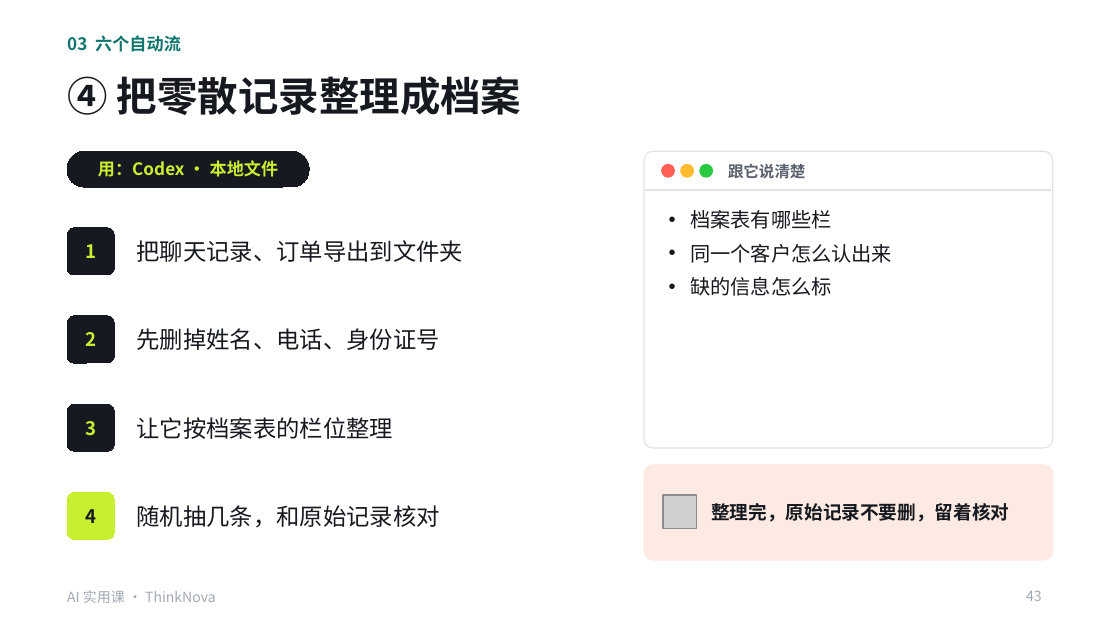
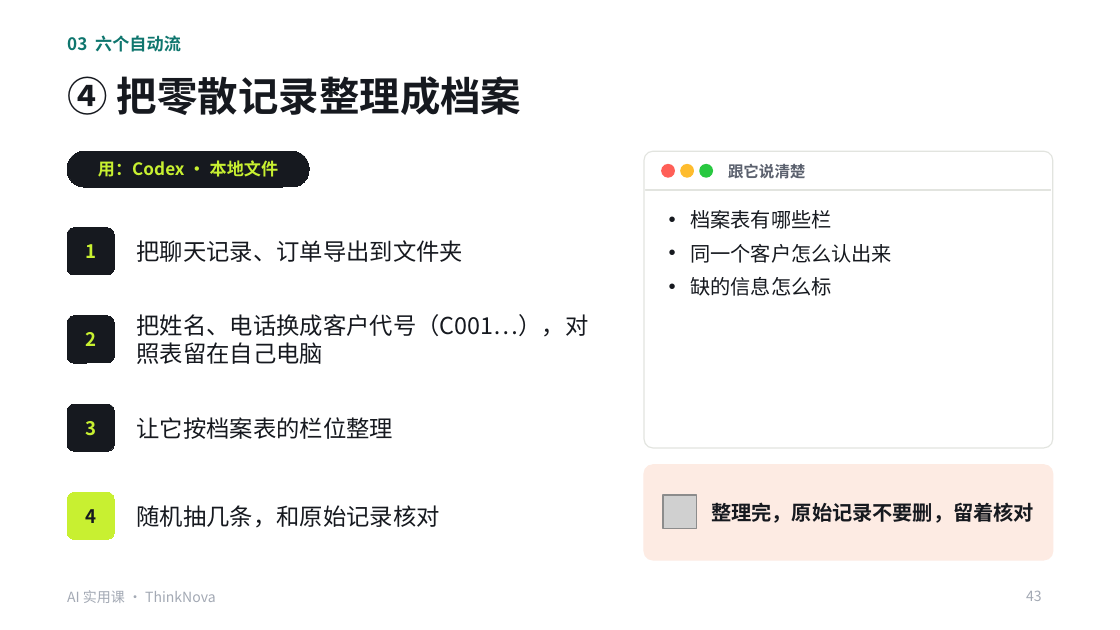
Before and after one commit to freyhuang-11/thinknova-memory, a slide deck: slide 43 of courses/小生意实用课/AI实用课_Codex提效.pptx. Drawn at 1120x630 pixels with LibreOffice and Linux fonts; fonts in the diff are those of the drawing; grey boxes stand for pictures. Boxes give left, top, right and bottom in pixels: in the first picture for what was removed or moved away, otherwise in the second. Text is boxed around its words. In the diff, an @@ line names an element or a change of style, - is before the commit and + after.

```diff
--- a/courses/小生意实用课/AI实用课_Codex提效.pptx
+++ b/courses/小生意实用课/AI实用课_Codex提效.pptx
@@ text at <box>137,314,589,364</box>: text changed @@
-先删掉姓名、电话、身份证号
+把姓名、电话换成客户代号（C001…），对照表留在自己电脑
@@ text "整理完，原始记录不要删，留着核对" at <box>711,502,1034,523</box>: size 12 to 13 pt @@
```
Also in this commit, not shown: 22 other slides changed, 3 other files.
